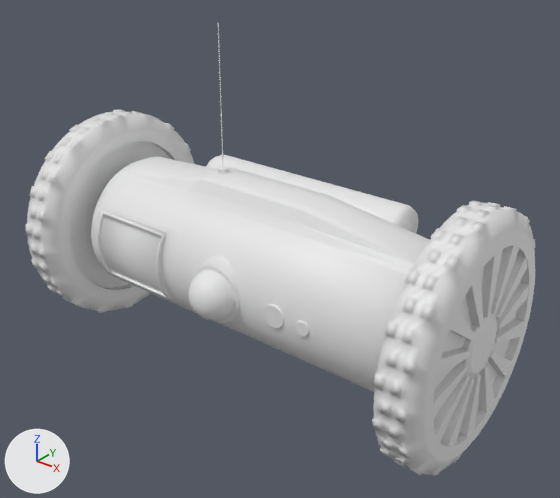
One commit to the Blender file Assets/Graphismes/Modèles/rover/rover.blend: the scene before it, then after it.
Camera for both pictures: a 50 mm camera at (6.15, -7.24, 5.26) aimed at (0.14, 0.28, 0.6). Lighting does not change. The marker at lower left points along +X, +Y and +Z.
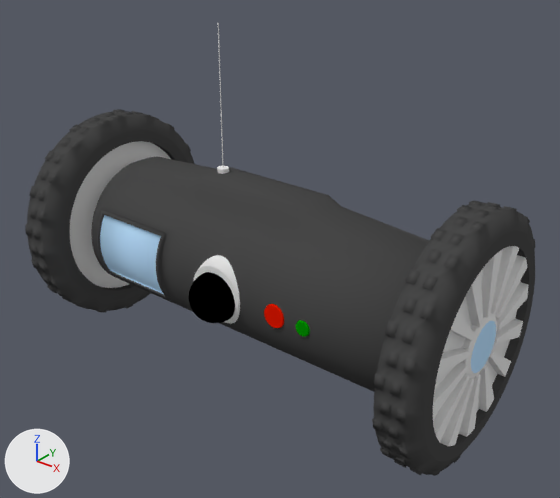
The change in detail:
Material 'Material.001' (mat_material_001) is new.
Its base color is (0.0668, 0.0668, 0.0668) (dark grey #494949).
Material 'Material.004' (mat_material_004) is new.
Its base color is (0.00067, 0.296, 0.0) (green #029400).
Material 'Material' (mat_material) is new.
Its base color is (0.8, 0.8, 0.8) (white #e7e7e7).
Material 'Material.002' (mat_material_002) is new.
Its base color is (0.494, 0.751, 1.0) (blue #bbe1ff).
Material 'Material.005' (mat_material_005) is new.
Its base color is (0.0, 0.0, 0.0) (black #000000).
Material 'Material.003' (mat_material_003) is new.
Its base color is (0.8, 0.00999, 0.0) (red #e71900).
me_cylinder_001 is used by ob_cylinder; location (-0.17, 0.31, 0.23); rotation (0.0, 1.571, 0.0), in degrees (0, 90, 0).
me_cylinder_001 had 5441 vertices, 4972 faces and spanned x -3.28..1.66, y -1.66..1.66, z -3.38..3.37.
me_cylinder_001 now has 5232 vertices, 4830 faces and spans x -3.28..1.66, y -1.66..1.66, z -3.38..3.37.
me_cylinder_001 part 1: the loose piece of 280 vertices spanning x -1.05..-0.39, y 0.58..1.24, z -1.74..1.74 is deleted.
me_cylinder_001 part 2: 464 vertices moved from x -0.34..0.36, y -1.38..-1.03, z -0.35..0.36 to x -0.3..0.4, y -1.38..-1.03, z -0.35..0.36; 87 vertices removed from x -1.0..0.14, y -1.38..0.31, z -0.32..2.57; 158 vertices added at x -1.13..1.0, y -1.38..1.0, z -0.32..2.59.
me_cylinder_001 part 3: 6 kept faces spanning x -1.2..-0.89, y -0.47..-0.31, z -2.37..0.86 are now shaded smooth.
me_cylinder_001 part 4: 2521 faces spanning x -1.66..1.66, y -1.66..1.66, z -3.38..3.37 switch from no material to mat_material_001 (dark grey #494949).
me_cylinder_001 part 5: 14 faces spanning x -0.48..0.48, y -1.03..0.33, z -3.37..3.36 switch from no material to mat_material_002 (blue #bbe1ff).
me_cylinder_001 part 6: 34 faces spanning x -0.17..0.17, y -1.01..-0.97, z 0.82..1.16 switch from no material to mat_material_003 (red #e71900).
me_cylinder_001 part 7: 34 faces spanning x -0.11..0.11, y -1.03..-1.0, z 1.34..1.55 switch from no material to mat_material_004 (green #029400).
me_cylinder_001 part 8: 393 faces spanning x -0.3..0.4, y -1.38..-1.03, z -0.35..0.36 switch from no material to mat_material_005 (black #000000).
me_cylinder_001 now uses material mat_material (white #e7e7e7).

Location of each change, [x1, y1, x2, y2] in pixels of the pictures (560 x 498 px; the box of a moved part takes in the faces that stretch with it):
part 1 of me_cylinder_001, deleted
    before: [206, 155, 418, 233]
part 2 of me_cylinder_001, moved or reshaped
    before: [189, 195, 430, 322]
    after: [189, 195, 430, 392]
part 3 of me_cylinder_001, shading changed
    both: [122, 167, 300, 233]
part 4 of me_cylinder_001, recoloured (white to black)
    both: [25, 109, 536, 476]
part 5 of me_cylinder_001, recoloured (grey to blue)
    both: [100, 215, 496, 373]
part 6 of me_cylinder_001, recoloured (grey to red)
    both: [264, 304, 284, 328]
part 7 of me_cylinder_001, recoloured (grey to green)
    both: [295, 320, 310, 336]
part 8 of me_cylinder_001, recoloured
    before: [191, 270, 235, 321]
    after: [189, 272, 235, 323]
